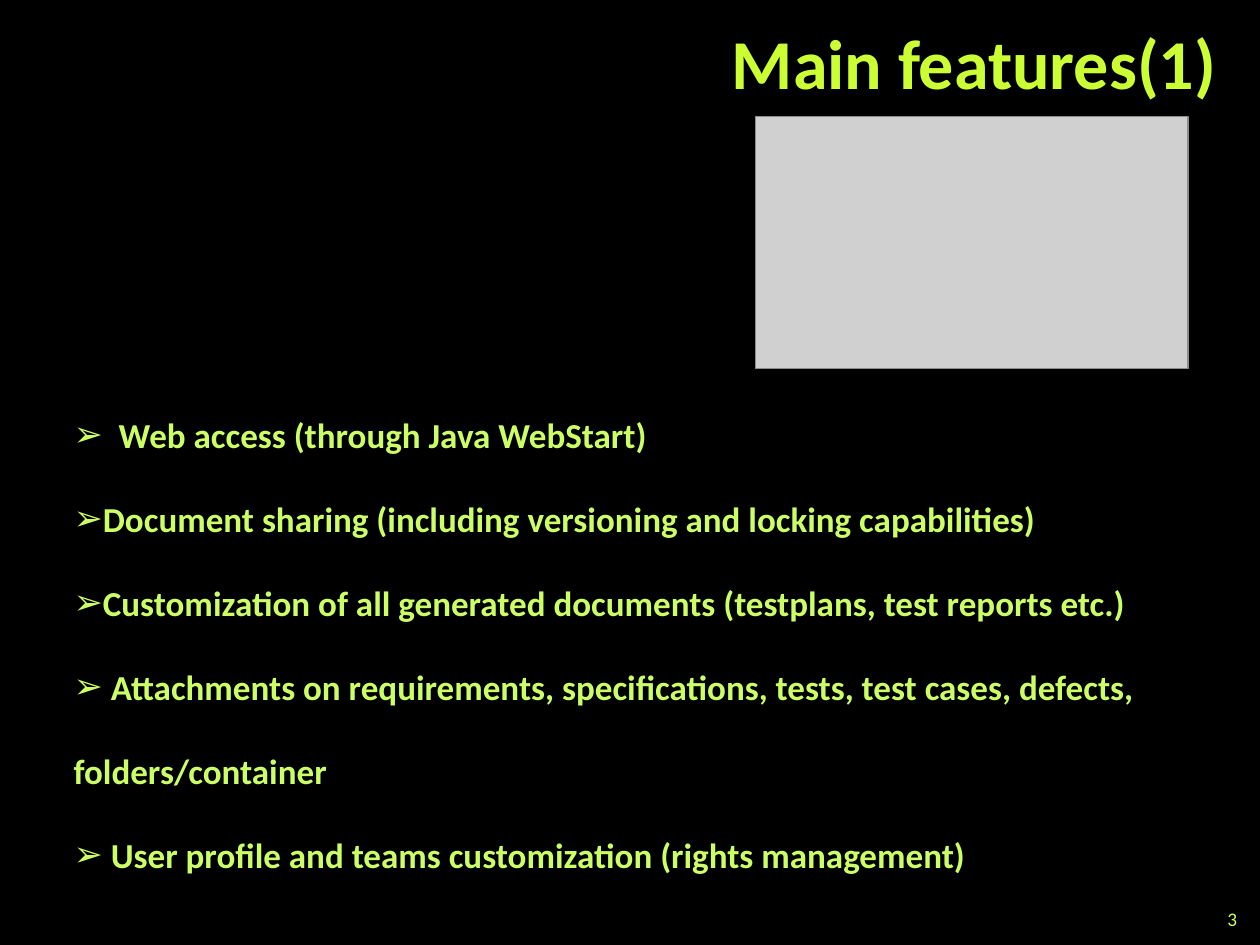
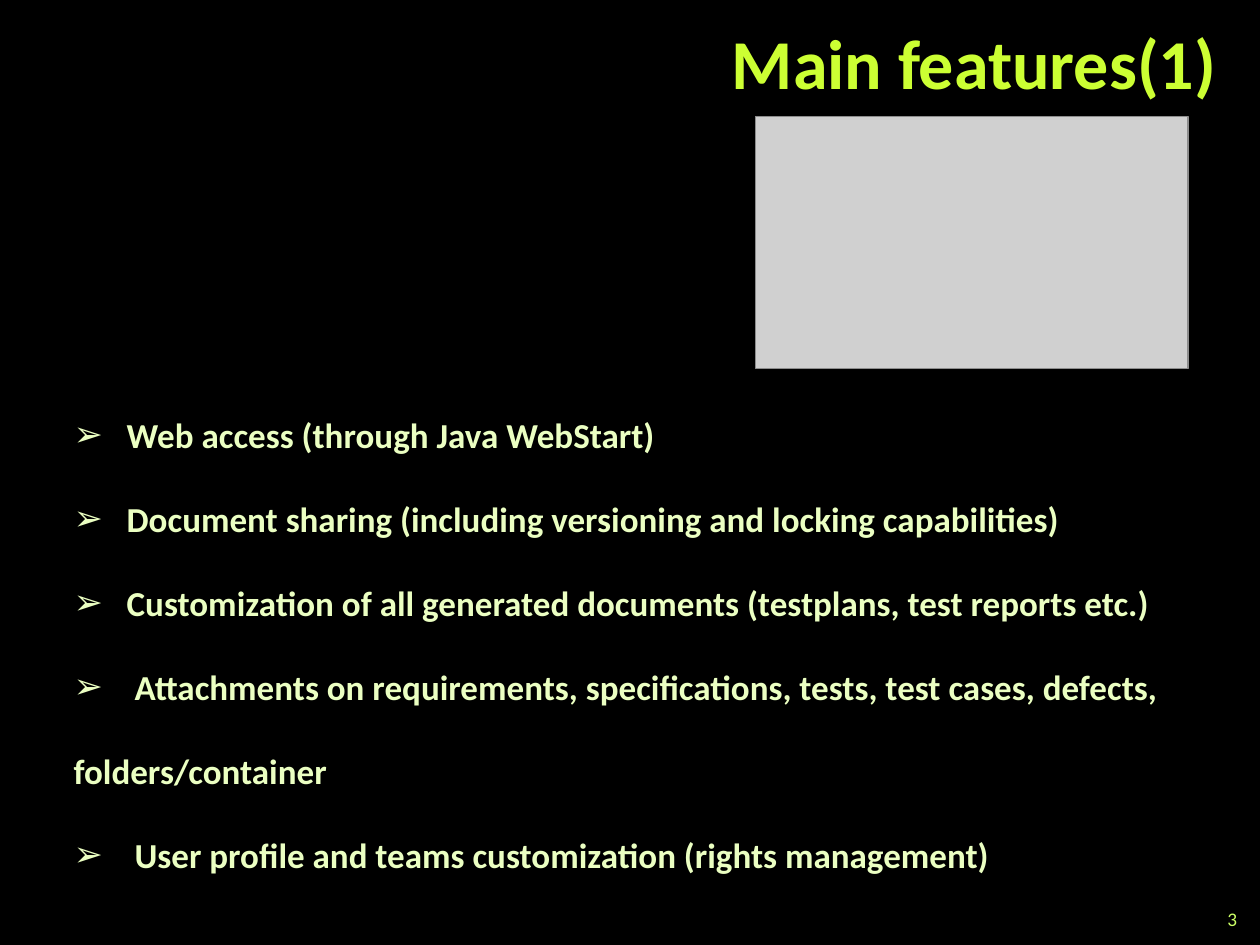
Before and after one commit to eandmir/TeamStarofSierraLeone, a slide deck: slide 3 of XStudio Test management tool.pptx. Drawn at 1260x945 pixels with LibreOffice and Linux fonts; fonts in the diff are those of the drawing; grey boxes stand for pictures; background and template pictures are left out. Boxes give left, top, right and bottom in pixels: in the first picture for what was removed or moved away, otherwise in the second. Text is boxed around its words. In the diff, an @@ line names an element or a change of style, - is before the commit and + after.

```diff
--- a/XStudio Test management tool.pptx
+++ b/XStudio Test management tool.pptx
@@ text "Web access (through Java WebStart)" at [74,422,1157,874]: text colour #CCFF66 to #EBFFC2 @@
```
Also in this commit, not shown: 5 other slides changed.
